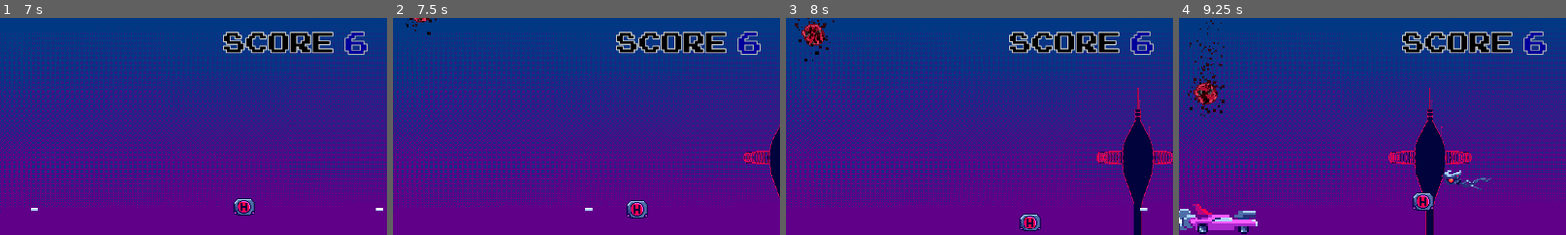
Above: before the commit, frames 1-4 (left to right).
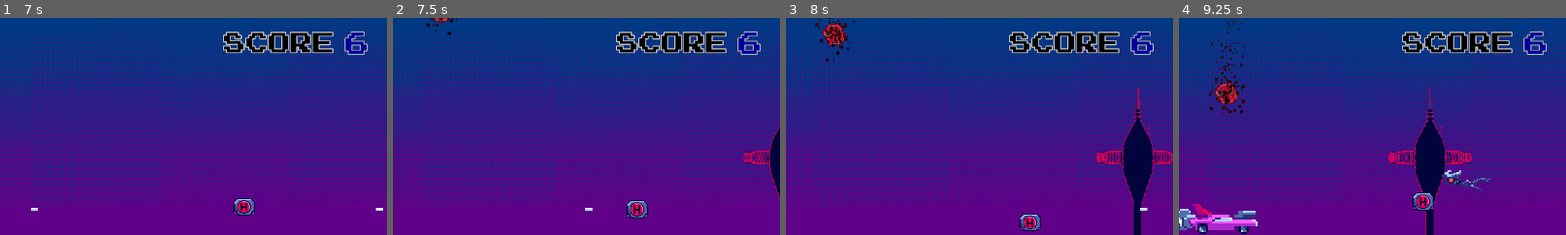
Above: after the commit, the same moments.

Repository: P0ddy/Project-Bentley
Game: Godot game, scene res://Scenes/Menu/main_menu.tscn
The game is run twice, just before and just after one commit, with the same random seed, the same clock (stepped at 60 frames per second) and the same inputs. Sound files missing from this copy of the repository are replaced by a short silence.
Inputs:
- Up to frame 1 (7 s): click "Start" at 0.5 s; click "Select" at 1.25 s; hold D (right) 2.03-2.78 s; hold Space (shoot) 2.03-2.78 s; hold S (down) 2.78-3.53 s; tap Space (shoot) at 2.85, 4.35, 5.85 s; hold D (right) 3.53-4.28 s; hold Space (shoot) 3.53-4.28 s; hold W (up) 4.28-5.03 s; hold Space (shoot) 5.03-5.78 s; hold A (left) 5.03-6.53 s; hold S (down) from 6.53 s (still down); hold Space (shoot) from 6.53 s (still down)
- Up to frame 2 (7.5 s): release S (down) at 7.28 s; release Space (shoot) at 7.28 s; hold D (right) from 7.28 s (still down); tap Space (shoot) at 7.35 s
- Up to frame 3 (8 s): keep holding D (right)
- Up to frame 4 (9.25 s): release D (right) at 8.03 s; hold W (up) 8.03-8.78 s; hold Space (shoot) 8.03-8.78 s; hold D (right) from 8.78 s (still down); tap Space (shoot) at 8.85 s
The pictures show only the part of the screen within x 46-96%, y 0-50%; the shares and areas given below are measured in that part.

Frame 1 is identical in both runs. In frame 2, 0.3% of the frame differs, in the area x 3-17%, y 0-9%; in frame 3, 1.2%; in frame 4, 1.7%, in the area x 2-18%, y 0-46%.

Commit message:
add more Power ups + fixes

Diff:
--- a/Scenes/MainScene/Game.gd
+++ b/Scenes/MainScene/Game.gd
@@ -14,7 +14,7 @@
 	enemy.position = Vector2(randf_range(2000, 3000), randf_range(0, 1000))
 	add_child(enemy)
 	var meteor = Meteor.instantiate()
-	meteor.position = Vector2(randf_range(0, 1920), randf_range(-50, -50))
+	meteor.position = Vector2(randf_range(200, 1820), randf_range(-50, -50))
 	add_child(meteor)
 	var vel = Vel.instantiate()
 	vel.position = Vector2(randf_range(2000, 3000), randf_range(50, 1030))
--- /dev/null
+++ b/Scenes/MainScene/PickUps/ScoreUp.gd
@@ -0,0 +1,10 @@
+extends Area2D
+
+var player = null
+var score = 15
+
+func _on_body_entered(body):
+	if body.is_in_group("Player"):
+		player = body
+		Global.score += 15
+		queue_free()
--- /dev/null
+++ b/Scenes/MainScene/PickUps/bullet_up.gd
@@ -0,0 +1,11 @@
+extends Area2D
+
+var player = null
+
+
+func _on_body_entered(body):
+	if body.is_in_group("Player"):
+		player = body
+
+
+		queue_free()
--- /dev/null
+++ b/Scenes/MainScene/PickUps/bullet_up.tscn
@@ -0,0 +1,21 @@
+[gd_scene load_steps=4 format=3 uid="uid://5dmcdfjftye8"]
+
+[ext_resource type="Script" path="res://Scenes/MainScene/PickUps/bullet_up.gd" id="1_x3kla"]
+[ext_resource type="Texture2D" uid="uid://eodhnb2wm1we" path="res://Assets/PickUps/Upgrades/BulletPowerUp_Big.png" id="2_5rrhx"]
+
+[sub_resource type="CircleShape2D" id="CircleShape2D_s7xgt"]
+radius = 31.0161
+
+[node name="BulletUp" type="Area2D"]
+script = ExtResource("1_x3kla")
+
+[node name="CollisionShape2D" type="CollisionShape2D" parent="."]
+shape = SubResource("CircleShape2D_s7xgt")
+
+[node name="Sprite2D" type="Sprite2D" parent="."]
+scale = Vector2(0.232481, 0.232481)
+texture = ExtResource("2_5rrhx")
+
+[node name="AnimationPlayer" type="AnimationPlayer" parent="."]
+
+[connection signal="body_entered" from="." to="." method="_on_body_entered"]
--- /dev/null
+++ b/Scenes/MainScene/PickUps/score_up.tscn
@@ -0,0 +1,21 @@
+[gd_scene load_steps=4 format=3 uid="uid://dfikdwhltkcxu"]
+
+[ext_resource type="Script" path="res://Scenes/MainScene/PickUps/ScoreUp.gd" id="1_tbjsu"]
+[ext_resource type="Texture2D" uid="uid://ren48n1jnw5p" path="res://Assets/PickUps/Upgrades/ScoreUp.png" id="2_ldp4v"]
+
+[sub_resource type="CircleShape2D" id="CircleShape2D_wrix0"]
+radius = 31.0
+
+[node name="ScoreUp" type="Area2D"]
+script = ExtResource("1_tbjsu")
+
+[node name="CollisionShape2D" type="CollisionShape2D" parent="."]
+shape = SubResource("CircleShape2D_wrix0")
+
+[node name="Sprite2D" type="Sprite2D" parent="."]
+scale = Vector2(2.23176, 2.23176)
+texture = ExtResource("2_ldp4v")
+
+[node name="AnimationPlayer" type="AnimationPlayer" parent="."]
+
+[connection signal="body_entered" from="." to="." method="_on_body_entered"]
--- a/Scenes/MainScene/boss.gd
+++ b/Scenes/MainScene/boss.gd
@@ -1,6 +1,7 @@
 extends CharacterBody2D
 
 var Bullet = preload("res://Scenes/MainScene/boss_bullet.tscn")
+var Explosion = preload("res://Scenes/MainScene/explosion.tscn")
 
 var canshoot = false
 var player = null
@@ -72,6 +73,9 @@
 	Health -= 1
 	if Health == 0:
 		Global.camera.screen_shake(25, 25, 0.1)
+		var explosion = Explosion.instantiate()
+		explosion.global_position = global_position
+		get_tree().current_scene.add_child(explosion)
 		Global.score += 75
 		Bossdeath.emit()
 		AudioPlayer.BossFightMusicStop()
--- a/Scenes/MainScene/meteor.gd
+++ b/Scenes/MainScene/meteor.gd
@@ -39,13 +39,12 @@
 	if health == 0:
 		Global.camera.screen_shake(4, 4, 0.05)
 		Global.score += 3
-		queue_free()
-
-	if health == 0:
+		spawn_scoreup()
 		var explosion = Explosion.instantiate()
 		explosion.global_position = global_position
 		get_tree().current_scene.add_child(explosion)
 		AudioPlayer.Explosion()
+		queue_free()
 
 func _on_visible_on_screen_notifier_2d_screen_exited():
 	queue_free()
@@ -54,3 +53,10 @@
 func _on_damage_area_body_entered(body):
 	if body.has_method("player_hit"):
 		body.player_hit()
+
+
+func spawn_scoreup():
+	if randf() <= 0.66:
+		var scoreupinstance = preload("res://Scenes/MainScene/PickUps/score_up.tscn").instantiate()
+		Global.game.add_child(scoreupinstance)
+		scoreupinstance.global_position = global_position
Binary file added: Assets/PickUps/Upgrades/BulletPowerUp_Big.png
Not shown, added: Assets/PickUps/Upgrades/BulletPowerUp_Big.png.import
Binary file added: Assets/PickUps/Upgrades/ScoreUp.png
Not shown, added: Assets/PickUps/Upgrades/ScoreUp.png.import
